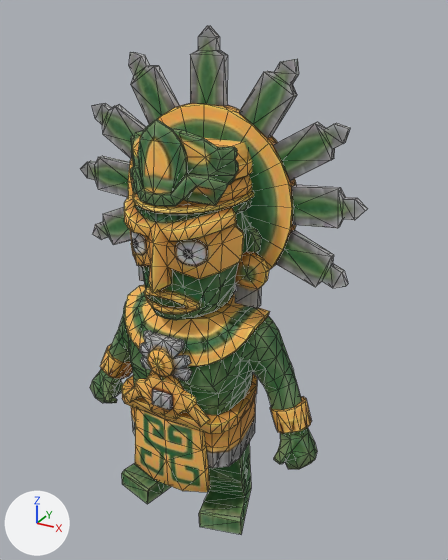
An edit to the glTF model public/assets/unit-models/172-chaneque.glb, drawn before and after from the same camera.
The view is the same before and after, from a camera (50 mm lens) standing at (1.071, -1.717, 1.82) and looking at (0.083, 0.08, 0.921). Every picture has the same lights, and +X, +Y and +Z are marked at lower left. The first picture is the older version. Mesh edges are drawn as thin lines. Vertices at exactly the same position are counted once.
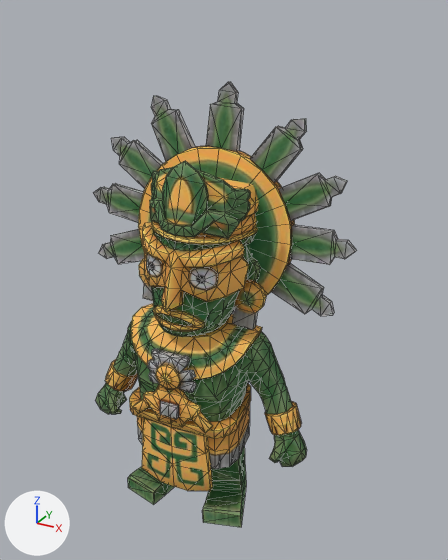
Changed parts and their boxes [x1, y1, x2, y2] in the pictures (448 x 560 px; the box of a moved part takes in the faces that stretch with it):
'Mesh_0', reshaped (9% narrower, 12% shorter): before [80, 26, 367, 534]; after [94, 82, 356, 527]
part 1 of me_mesh_0, moved or reshaped: before [124, 138, 269, 320]; after [139, 177, 266, 337]
part 2 of me_mesh_0, moved or reshaped: before [80, 26, 367, 288]; after [94, 82, 356, 316]
part 3 of me_mesh_0, moved or reshaped: before [130, 119, 239, 206]; after [150, 161, 251, 239]
part 4 of me_mesh_0, moved or reshaped: before [90, 285, 317, 534]; after [95, 304, 307, 527]
part 5 of me_mesh_0, moved or reshaped: before [135, 408, 210, 492]; after [142, 418, 213, 491]
part 6 of me_mesh_0, moved or reshaped: before [124, 330, 209, 427]; after [133, 348, 213, 433]

The change, as a list of edits to the scene's bpy script:
```text
Change me_mesh_0:
    used by ob_mesh_0; location = (0.0, 0.0, 0.0)
    remove me_mesh_0.from_pydata(...)  # 1574 vertices, 3062 faces; spans x -0.57..0.57, y -0.25..0.27, z 0.0..1.77
    add me_mesh_0.from_pydata(...)  # 1574 vertices, 3062 faces; spans x -0.5..0.53, y -0.22..0.27, z 0.0..1.59
    me_mesh_0 part 1: the loose piece of 450 vertices spanning x -0.28..0.28, y -0.25..0.27, z 0.85..1.42 is multiplied about its middle by the matrix ((0.904, -0.068, 0.063), (0.063, 0.904, 0.066), (-0.068, -0.061, 0.904)), then moved by (0.02, 0.02, -0.1)
    me_mesh_0 part 2: the loose piece of 224 vertices spanning x -0.57..0.57, y 0.08..0.15, z 0.95..1.77 is multiplied about its middle by the matrix ((0.904, -0.068, 0.063), (0.063, 0.904, 0.066), (-0.068, -0.061, 0.904)), then moved by (0.02, 0.02, -0.13)
    me_mesh_0 part 3: the loose piece of 135 vertices spanning x -0.2..0.2, y -0.22..-0.03, z 1.26..1.52 is multiplied about its middle by the matrix ((0.904, -0.068, 0.063), (0.063, 0.904, 0.066), (-0.068, -0.061, 0.904)), then moved by (0.04, 0.05, -0.12)
    me_mesh_0 part 4: the loose piece of 586 vertices spanning x -0.5..0.5, y -0.21..0.2, z 0.0..0.85 is turned 4 degrees about the z axis through the mesh origin and scaled by 0.909
    me_mesh_0 part 5: the loose piece of 28 vertices spanning x -0.16..0.16, y -0.21..-0.17, z 0.17..0.47 is turned 4 degrees about the z axis through the mesh origin and scaled by 0.909
    me_mesh_0 part 6: the loose piece of 151 vertices spanning x -0.17..0.17, y -0.24..-0.17, z 0.49..0.81 is turned 4 degrees about the z axis through the mesh origin and scaled by 0.909
```
